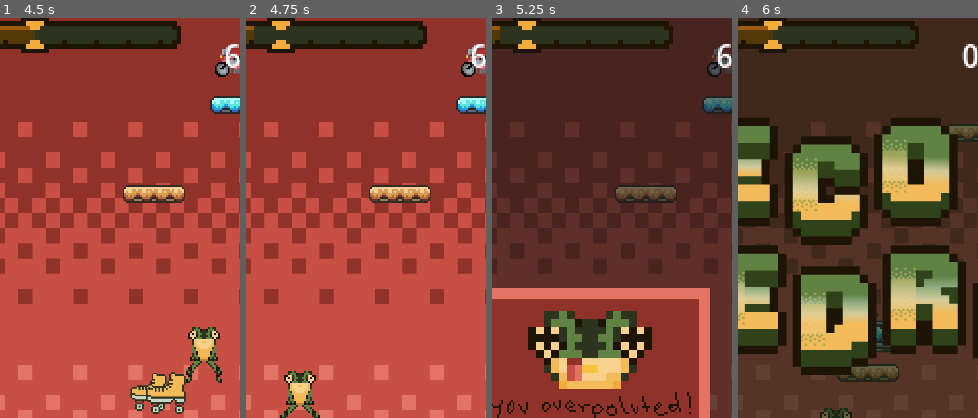
Above: before the commit, frames 1-4 (left to right).
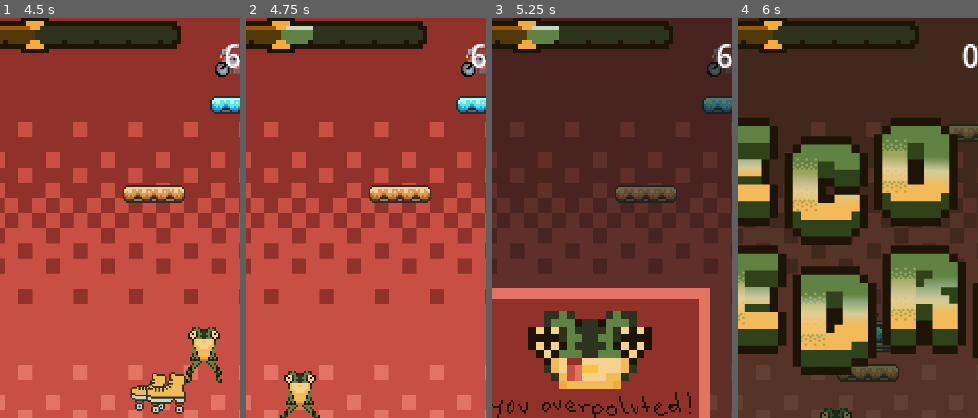
Above: after the commit, the same moments.

Repository: stefko-jam/Game_Jam
Game: Godot game, scene res://scenes/game.tscn
The game is run twice, just before and just after one commit, with the same random seed, the same clock (stepped at 60 frames per second) and the same inputs.
Inputs:
- Up to frame 1 (4.5 s): click "Start" at 0.5 s; hold D (right) 1.28-2 s; click "Restart" at 2 s; click "Start" at 2.75 s; hold D (right) 3.53-4.28 s; hold A (left) from 4.28 s (still down)
- Up to frame 2 (4.75 s): keep holding A (left)
- Up to frame 3 (5.25 s): release A (left) at 5.03 s; hold D (right) from 5.03 s (still down)
- Up to frame 4 (6 s): release D (right) at 5.75 s; click "Restart" at 5.75 s
The pictures show only the part of the screen within x 30-80%, y 1-51%; the shares and areas given below are measured in that part.

Frame 1 is identical in both runs. In frame 2, 1.0% of the frame differs, in the area x 3-28%, y 2-7%; in frame 3, 1.0%; in frame 4, nothing differs.

Commit message:
Sound frog

Diff:
--- a/scenes/player.tscn
+++ b/scenes/player.tscn
@@ -1,7 +1,8 @@
-[gd_scene load_steps=16 format=3 uid="uid://ch4wq8sqxm8gq"]
+[gd_scene load_steps=17 format=3 uid="uid://ch4wq8sqxm8gq"]
 
 [ext_resource type="Script" uid="uid://copsnosjm8c25" path="res://scripts/player.gd" id="1_qhqgy"]
 [ext_resource type="Texture2D" uid="uid://cyqg0lkf37mlu" path="res://assets/sprites/frog_jump.png" id="2_dqkch"]
+[ext_resource type="AudioStream" uid="uid://bp1aertnhn7jq" path="res://assets/sounds/jump_sfx.wav" id="3_qhqgy"]
 
 [sub_resource type="AtlasTexture" id="AtlasTexture_smehm"]
 atlas = ExtResource("2_dqkch")
@@ -85,6 +86,17 @@
 
 [sub_resource type="Animation" id="Animation_g2els"]
 resource_name = "jump_sound"
+tracks/0/type = "audio"
+tracks/0/imported = false
+tracks/0/enabled = true
+tracks/0/path = NodePath("sound_frog")
+tracks/0/interp = 1
+tracks/0/loop_wrap = true
+tracks/0/keys = {
+"clips": [],
+"times": PackedFloat32Array()
+}
+tracks/0/use_blend = true
 
 [sub_resource type="AnimationLibrary" id="AnimationLibrary_qhqgy"]
 _data = {
@@ -111,4 +123,5 @@
 &"": SubResource("AnimationLibrary_qhqgy")
 }
 
-[node name="AudioStreamPlayer2D" type="AudioStreamPlayer2D" parent="."]
+[node name="sound_frog" type="AudioStreamPlayer2D" parent="."]
+stream = ExtResource("3_qhqgy")
--- a/scenes/pollutometer.tscn
+++ b/scenes/pollutometer.tscn
@@ -5,23 +5,23 @@
 
 [sub_resource type="AtlasTexture" id="AtlasTexture_j8b61"]
 atlas = ExtResource("1_g2h77")
-region = Rect2(0, 0, 64, 64)
+region = Rect2(130, 130, 64, 64)
 
 [sub_resource type="AtlasTexture" id="AtlasTexture_sxemr"]
 atlas = ExtResource("1_g2h77")
-region = Rect2(65, 0, 64, 64)
+region = Rect2(65, 130, 64, 64)
 
 [sub_resource type="AtlasTexture" id="AtlasTexture_s4j3g"]
 atlas = ExtResource("1_g2h77")
-region = Rect2(130, 0, 64, 64)
+region = Rect2(0, 130, 64, 64)
 
 [sub_resource type="AtlasTexture" id="AtlasTexture_kchi6"]
 atlas = ExtResource("1_g2h77")
-region = Rect2(195, 0, 64, 64)
+region = Rect2(195, 65, 64, 64)
 
 [sub_resource type="AtlasTexture" id="AtlasTexture_mvt3h"]
 atlas = ExtResource("1_g2h77")
-region = Rect2(0, 65, 64, 64)
+region = Rect2(130, 65, 64, 64)
 
 [sub_resource type="AtlasTexture" id="AtlasTexture_3c5ny"]
 atlas = ExtResource("1_g2h77")
@@ -29,23 +29,23 @@
 
 [sub_resource type="AtlasTexture" id="AtlasTexture_mrb8i"]
 atlas = ExtResource("1_g2h77")
-region = Rect2(130, 65, 64, 64)
+region = Rect2(0, 65, 64, 64)
 
 [sub_resource type="AtlasTexture" id="AtlasTexture_5ut6l"]
 atlas = ExtResource("1_g2h77")
-region = Rect2(195, 65, 64, 64)
+region = Rect2(195, 0, 64, 64)
 
 [sub_resource type="AtlasTexture" id="AtlasTexture_tw64p"]
 atlas = ExtResource("1_g2h77")
-region = Rect2(0, 130, 64, 64)
+region = Rect2(130, 0, 64, 64)
 
 [sub_resource type="AtlasTexture" id="AtlasTexture_j3ilm"]
 atlas = ExtResource("1_g2h77")
-region = Rect2(65, 130, 64, 64)
+region = Rect2(65, 0, 64, 64)
 
 [sub_resource type="AtlasTexture" id="AtlasTexture_tixpd"]
 atlas = ExtResource("1_g2h77")
-region = Rect2(130, 130, 64, 64)
+region = Rect2(0, 0, 64, 64)
 
 [sub_resource type="SpriteFrames" id="SpriteFrames_oyrlq"]
 animations = [{
--- a/scripts/player.gd
+++ b/scripts/player.gd
@@ -22,6 +22,7 @@
 	# Detect fresh landing
 	if input_enabled and is_on_floor() and not was_on_floor and !pending_jump:
 		anim_sprite.play("on floor")
+		$sound_frog.play()
 		jump_timer.start()
 		pending_jump = true
 
